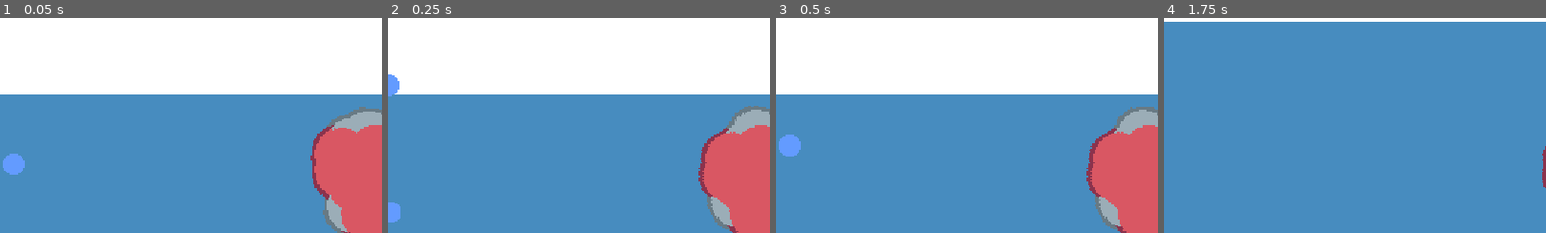
Above: before the commit, frames 1-4 (left to right).
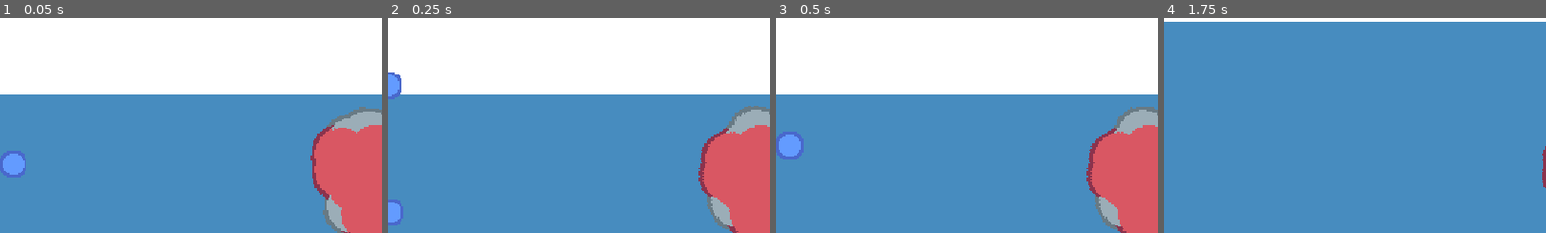
Above: after the commit, the same moments.

Repository: Green4TFG/atom-revolution
Game: Godot game, scene res://levels/level.tscn
The game is run twice, just before and just after one commit, with the same random seed, the same clock (stepped at 60 frames per second) and the same inputs. The engine's default icon, where the game draws it, is replaced by a stand-in: a white triangle on a blue panel in a dark square.
Inputs (mouse positions are % of the whole screen's width and height, from its top left):
- Up to frame 1 (0.05 s): no input
- Up to frame 2 (0.25 s): no input
- Up to frame 3 (0.5 s): no input
- Up to frame 4 (1.75 s): move the mouse to (72, 45) at 0.52 s; hold Right (right) 0.53-1.28 s; move the mouse to (30, 55) at 1.27 s; hold Down (down) from 1.28 s (still down)
The pictures show only the part of the screen within x 0-50%, y 13-63%; the shares and areas given below are measured in that part.

The runs differ from the first frame. In frame 1, 0.3% of the frame differs, in the area x 0-7%, y 61-75%; in frame 2, 0.3%; in frame 3, 0.3%, in the area x 0-8%, y 52-66%; in frame 4, nothing differs.

Commit message:
Added electron shaders

Diff:
--- a/electron/electron.tscn
+++ b/electron/electron.tscn
@@ -2,9 +2,14 @@
 
 [ext_resource type="Script" uid="uid://ccf0llgqgury1" path="res://electron/electron.gd" id="1_7yt30"]
 [ext_resource type="Texture2D" uid="uid://cy1sfpi4xedu4" path="res://assets/SketchElectron.png" id="2_yh841"]
+[ext_resource type="Shader" uid="uid://c73e83bryp26q" path="res://electron/electron_visual.gdshader" id="3_gd4d3"]
 
 [sub_resource type="CircleShape2D" id="CircleShape2D_ri1ak"]
 radius = 7.0
+
+[sub_resource type="ShaderMaterial" id="ShaderMaterial_17lfe"]
+shader = ExtResource("3_gd4d3")
+shader_parameter/thick = 2.0
 
 [sub_resource type="CircleShape2D" id="CircleShape2D_kva35"]
 radius = 13.0
@@ -19,7 +24,13 @@
 shape = SubResource("CircleShape2D_ri1ak")
 
 [node name="Sprite2D" type="Sprite2D" parent="." unique_id=745756722]
+z_index = 1
 scale = Vector2(0.8, 0.8)
+texture = ExtResource("2_yh841")
+
+[node name="Sprite2D" type="Sprite2D" parent="Sprite2D" unique_id=1266214336]
+z_index = -1
+material = SubResource("ShaderMaterial_17lfe")
 texture = ExtResource("2_yh841")
 
 [node name="pickup_range" type="Area2D" parent="." unique_id=1441171973]
--- /dev/null
+++ b/electron/electron_visual.gdshader
@@ -0,0 +1,33 @@
+shader_type canvas_item;
+uniform float thick = 2.0; //uniform allows us to shange the parameter in the material
+void fragment() {
+    //mask
+    vec2 size = TEXTURE_PIXEL_SIZE * thick;
+    float outline = 0.0;
+    outline += texture(TEXTURE, UV + vec2(-size.x,0)).a; //This line looks at the position of the closest neighbros and checks the transparency
+    outline += texture(TEXTURE, UV + vec2(size.x,0)).a;
+    outline += texture(TEXTURE, UV + vec2(0,-size.y)).a;
+    outline += texture(TEXTURE, UV + vec2(0,size.y)).a;
+
+    outline += texture(TEXTURE, UV + vec2(-size.x,size.y)).a; //diagonal pixels, makes it look less ugly
+    outline += texture(TEXTURE, UV + vec2(size.x,size.y)).a;
+    outline += texture(TEXTURE, UV + vec2(-size.x,-size.y)).a;
+    outline += texture(TEXTURE, UV + vec2(size.x,-size.y)).a;
+
+    outline += texture(TEXTURE, UV + vec2(-size.x,size.y*0.5)).a; //Half pixels to also make it look not ugly
+    outline += texture(TEXTURE, UV + vec2(size.x,size.y*0.5)).a;
+    outline += texture(TEXTURE, UV + vec2(-size.x,-size.y*0.5)).a;
+    outline += texture(TEXTURE, UV + vec2(size.x,-size.y*0.5)).a;
+
+    outline = step(1, outline);
+    float alpha = texture(TEXTURE,UV).a;
+
+    if(alpha > 0.5){
+        COLOR = texture(TEXTURE,UV);
+    } else if(outline > 0.5){
+        COLOR = vec4(0.288, 0.408, 0.8, 1.0);
+    } else {
+        COLOR = vec4(0);
+    }
+
+}
--- a/electron/electron_visual.tscn
+++ b/electron/electron_visual.tscn
@@ -2,8 +2,19 @@
 
 [ext_resource type="Texture2D" uid="uid://cy1sfpi4xedu4" path="res://assets/SketchElectron.png" id="1_cxh5r"]
 [ext_resource type="Script" uid="uid://dfp2by5xxtrrr" path="res://electron/electron_visual.gd" id="2_cxh5r"]
+[ext_resource type="Shader" uid="uid://c73e83bryp26q" path="res://electron/electron_visual.gdshader" id="3_ti3ud"]
+
+[sub_resource type="ShaderMaterial" id="ShaderMaterial_17lfe"]
+shader = ExtResource("3_ti3ud")
+shader_parameter/thick = 2.0
 
 [node name="electron visual" type="Sprite2D" unique_id=1724217778]
+z_index = 1
 scale = Vector2(0.8, 0.8)
 texture = ExtResource("1_cxh5r")
 script = ExtResource("2_cxh5r")
+
+[node name="outline" type="Sprite2D" parent="." unique_id=1291821897]
+z_index = -1
+material = SubResource("ShaderMaterial_17lfe")
+texture = ExtResource("1_cxh5r")
Not shown, added: electron/electron_visual.gdshader.uid
